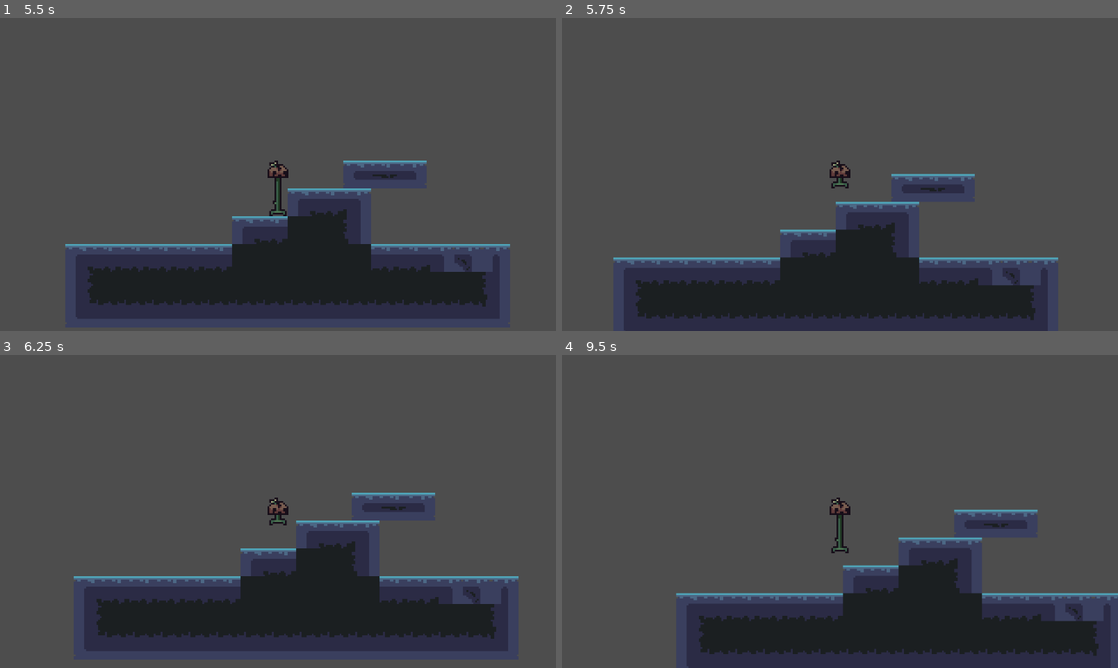
Above: before the commit, frames 1-4 (two rows, left to right).
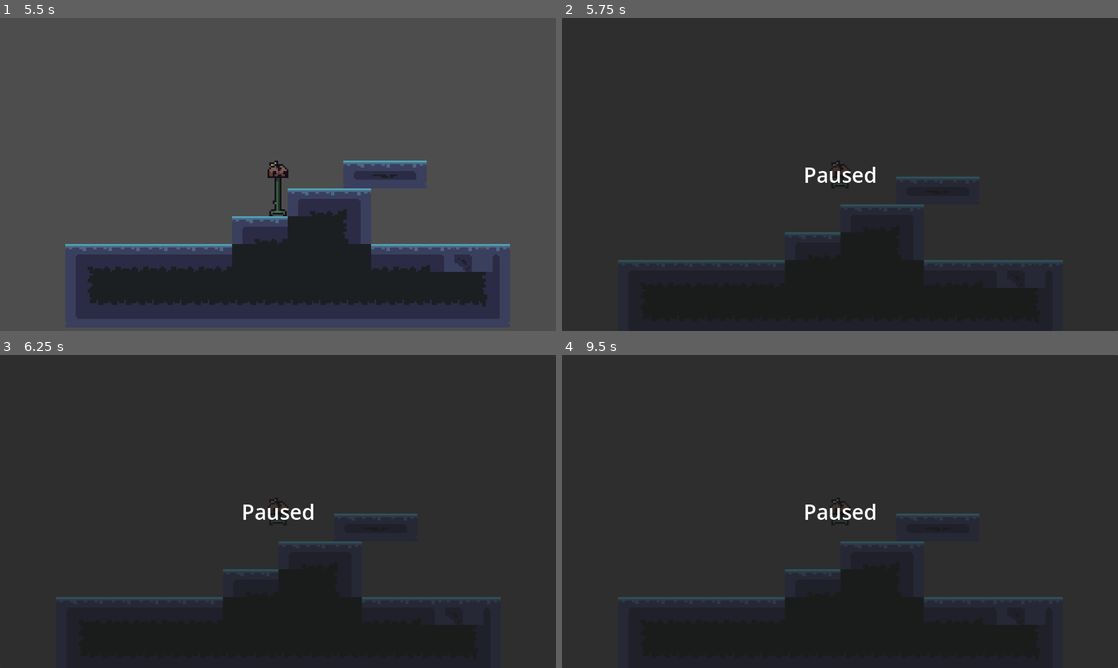
Above: after the commit, the same moments.

Repository: Artindi/Server-Wide-Game-Jam-1
Game: Godot game, scene res://scenes/screens/main_menu.tscn
Same seed, same stepped clock (60 frames per second), same inputs: the game is played once before the commit and once after it.
Inputs:
- Up to frame 1 (5.5 s): click "Play" at 0.5 s; click "Level 1" at 1.25 s; tap Enter at 2 s; hold D (Right) 2.03-3.53 s; hold A (Left) 3.53-4.28 s; hold D (Right) from 4.28 s (still down)
- Up to frame 2 (5.75 s): keep holding D (Right); tap Escape (Pause, bound only after the commit) at 5.65 s
- Up to frame 3 (6.25 s): release D (Right) at 5.78 s; hold A (Left) from 5.78 s (still down)
- Up to frame 4 (9.5 s): release A (Left) at 6.53 s; hold D (Right) 6.53-7.28 s; tap Space at 7.25 s; hold A (Left) 7.28-8.78 s; hold D (Right) from 8.78 s (still down)

Frame 1 is identical in both runs. In frame 2, 88% of the frame differs, in the area x 0-100%, y 0-100%; in frame 3, 86%; in frame 4, 86%.

Commit message:
Simple Pause Menu
Should work so that other UI elements are possible

Diff:
--- a/project.godot
+++ b/project.godot
@@ -55,6 +55,11 @@
 "events": [Object(InputEventKey,"resource_local_to_scene":false,"resource_name":"","device":-1,"window_id":0,"alt_pressed":false,"shift_pressed":false,"ctrl_pressed":false,"meta_pressed":false,"pressed":false,"keycode":0,"physical_keycode":68,"key_label":0,"unicode":100,"echo":false,"script":null)
 ]
 }
+Pause={
+"deadzone": 0.5,
+"events": [Object(InputEventKey,"resource_local_to_scene":false,"resource_name":"","device":-1,"window_id":0,"alt_pressed":false,"shift_pressed":false,"ctrl_pressed":false,"meta_pressed":false,"pressed":false,"keycode":0,"physical_keycode":4194305,"key_label":0,"unicode":0,"echo":false,"script":null)
+]
+}
 
 [layer_names]
 
--- /dev/null
+++ b/scenes/PauseMenu.tscn
@@ -0,0 +1,33 @@
+[gd_scene load_steps=2 format=3 uid="uid://du1jp46o616ka"]
+
+[ext_resource type="Script" path="res://scripts/UI/PauseMenu.gd" id="1_0js27"]
+
+[node name="UI" type="CanvasLayer"]
+process_mode = 3
+
+[node name="PauseScreen" type="Panel" parent="."]
+anchors_preset = 15
+anchor_right = 1.0
+anchor_bottom = 1.0
+grow_horizontal = 2
+grow_vertical = 2
+script = ExtResource("1_0js27")
+
+[node name="Label" type="Label" parent="PauseScreen"]
+layout_mode = 1
+anchors_preset = 8
+anchor_left = 0.5
+anchor_top = 0.5
+anchor_right = 0.5
+anchor_bottom = 0.5
+offset_left = -20.0
+offset_top = -11.5
+offset_right = 20.0
+offset_bottom = 11.5
+grow_horizontal = 2
+grow_vertical = 2
+theme_override_font_sizes/font_size = 48
+text = "Paused
+"
+horizontal_alignment = 1
+vertical_alignment = 1
--- a/scenes/screens/temp_test.tscn
+++ b/scenes/screens/temp_test.tscn
@@ -1,7 +1,8 @@
-[gd_scene load_steps=3 format=3 uid="uid://clp8wic1t4jmu"]
+[gd_scene load_steps=4 format=3 uid="uid://clp8wic1t4jmu"]
 
 [ext_resource type="PackedScene" uid="uid://2aa7gv0i0jdn" path="res://scenes/Player/player.tscn" id="1_7ckp8"]
 [ext_resource type="PackedScene" uid="uid://djqvf7d2jhl48" path="res://scenes/tile_map.tscn" id="2_ihfpa"]
+[ext_resource type="PackedScene" uid="uid://du1jp46o616ka" path="res://scenes/PauseMenu.tscn" id="3_mw08v"]
 
 [node name="tempTest" type="Node2D"]
 
@@ -10,3 +11,5 @@
 
 [node name="TileMap" parent="." instance=ExtResource("2_ihfpa")]
 layer_0/tile_data = PackedInt32Array(917505, 131073, 1, 917506, 131073, 1, 917507, 131073, 1, 917508, 131073, 1, 917509 …(1044 unchanged characters)…
+
+[node name="UI" parent="." instance=ExtResource("3_mw08v")]
--- /dev/null
+++ b/scripts/UI/PauseMenu.gd
@@ -0,0 +1,10 @@
+extends Panel
+
+# Called when the node enters the scene tree for the first time.
+func _ready():
+	visible = false
+
+func _input(event):
+	if (event.is_action_pressed("Pause")):
+		visible = !visible
+		get_tree().paused = visible
